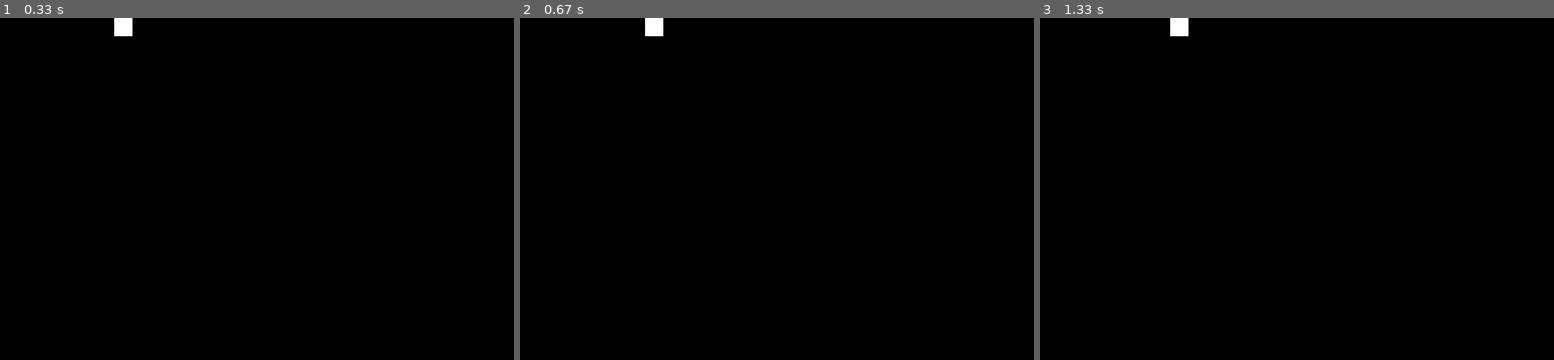
Above: before the commit, frames 1-3 (left to right).
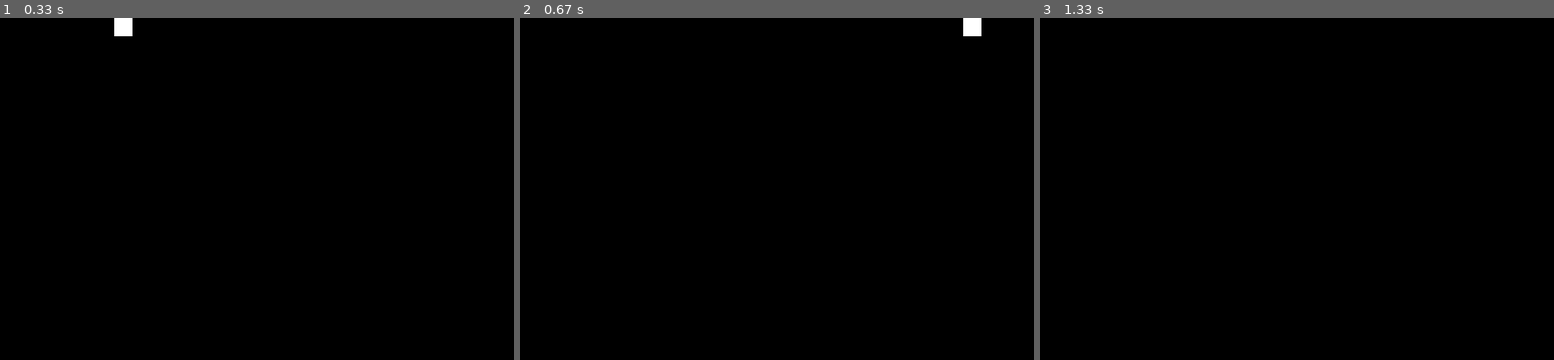
Above: after the commit, the same moments.

Repository: FoRVaiS/3522-assignment-1
Game: pygame game, started from src/cli.py
The game is run twice, just before and just after one commit, with the same random seed, the same clock (stepped at 60 frames per second) and the same inputs.
Inputs:
- Up to frame 1 (0.33 s): no input
- Up to frame 2 (0.67 s): hold D from 0.33 s (still down)
- Up to frame 3 (1.33 s): release D at 0.8 s

Frame 1 is identical in both runs. In frame 2, 0.4% of the frame differs, in the area x 24-90%, y 0-6%; in frame 3, 0.2%.

Commit message:
feat(systems): create dedicated system for handling movement

Diff:
--- a/src/Component.py
+++ b/src/Component.py
@@ -31,6 +31,8 @@
         self.width = width
         self.height = height
 
+        self.vel_x = 0
+        self.vel_y = 0
 
 
 class PlayerControllerComponent(Component):
--- a/src/Game.py
+++ b/src/Game.py
@@ -10,7 +10,7 @@
 from PygameEventManager import PygameEventManager
 from Window import Window
 from World import World
-from System import RenderingSystem, KeyboardInputSystem
+from System import RenderingSystem, KeyboardInputSystem, MovementSystem
 from Component import RenderComponent, TransformComponent, PlayerControllerComponent
 from GameObject import Entity
 
@@ -50,6 +50,7 @@
 
         self.rendering_system = RenderingSystem(screen, [TransformComponent, RenderComponent])
         self.keyboard_input_system = KeyboardInputSystem(self.pg_event_manager, [PlayerControllerComponent, TransformComponent])
+        self.movement_system = MovementSystem([TransformComponent])
 
         self.start()
         self.loop(tickrate)
@@ -73,13 +74,16 @@
         objects = self.world.get_game_objects()
 
         self.rendering_system.process(objects)
-        self.keyboard_input_system.process(objects)
+        self.movement_system.process(objects)
         self.window.update()
 
     def onImmediateUpdate(self) -> None:
         """
         Run an update immediately.
         """
+        objects = self.world.get_game_objects()
+
+        self.keyboard_input_system.process(objects)
         self.pg_event_manager.update()
 
     def loop(self, tickrate: int) -> None:
--- a/src/System.py
+++ b/src/System.py
@@ -35,6 +35,16 @@
             if transform_component and render_component:
                 x, y = transform_component.x, transform_component.y
                 render_component.draw(self.screen, x, y)
+
+
+class MovementSystem(System):
+    def process(self, game_objects: List[GameObject]) -> None:
+        for entity in self._filter_objects(game_objects):
+            transform_component = entity.get_component(TransformComponent)
+
+            if transform_component:
+                transform_component.x += transform_component.vel_x * transform_component.width
+                transform_component.y += transform_component.vel_y * transform_component.height
 
 
 class KeyboardInputSystem(System):
@@ -84,5 +94,5 @@
                     if keyCode == pygame.K_d:
                         x_dir += 1
 
-                    transform_component.x += x_dir
-                    transform_component.y += y_dir
+                    transform_component.vel_x = x_dir
+                    transform_component.vel_y = y_dir
